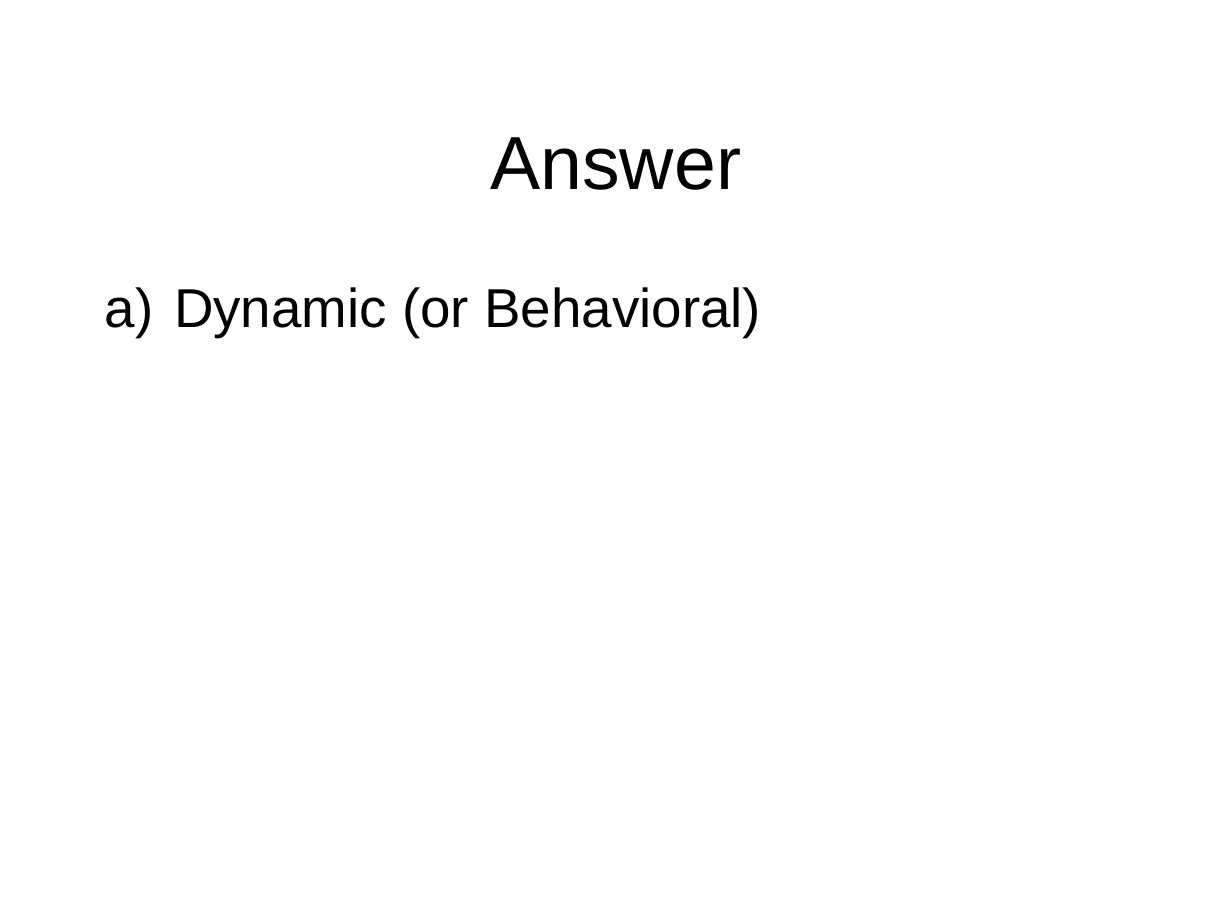
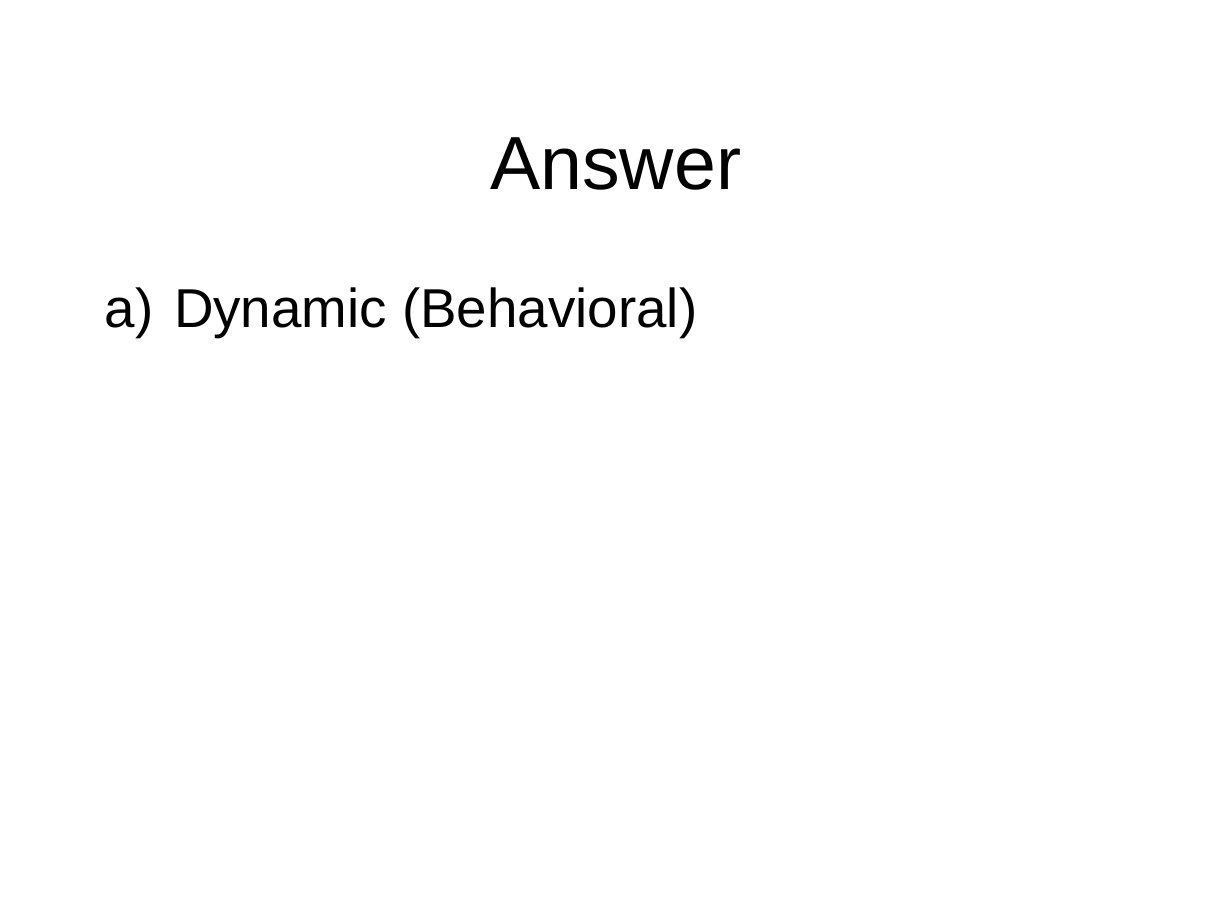
Before and after one commit to octaviordz/zjnu2017.github.io, a slide deck: slide 8 of OOAD/lectures/070--Notation.Part.2.pptx. Drawn at 1232x924 pixels with LibreOffice and Linux fonts; fonts in the diff are those of the drawing. Boxes give left, top, right and bottom in pixels: in the first picture for what was removed or moved away, otherwise in the second. Text is boxed around its words. In the diff, an @@ line names an element or a change of style, - is before the commit and + after.

```diff
--- a/OOAD/lectures/070--Notation.Part.2.pptx
+++ b/OOAD/lectures/070--Notation.Part.2.pptx
@@ text at [174, 287, 697, 337]: text changed @@
-a) Dynamic (or Behavioral)
+a) Dynamic (Behavioral)
```
Also in this commit, not shown: 6 other slides changed.
